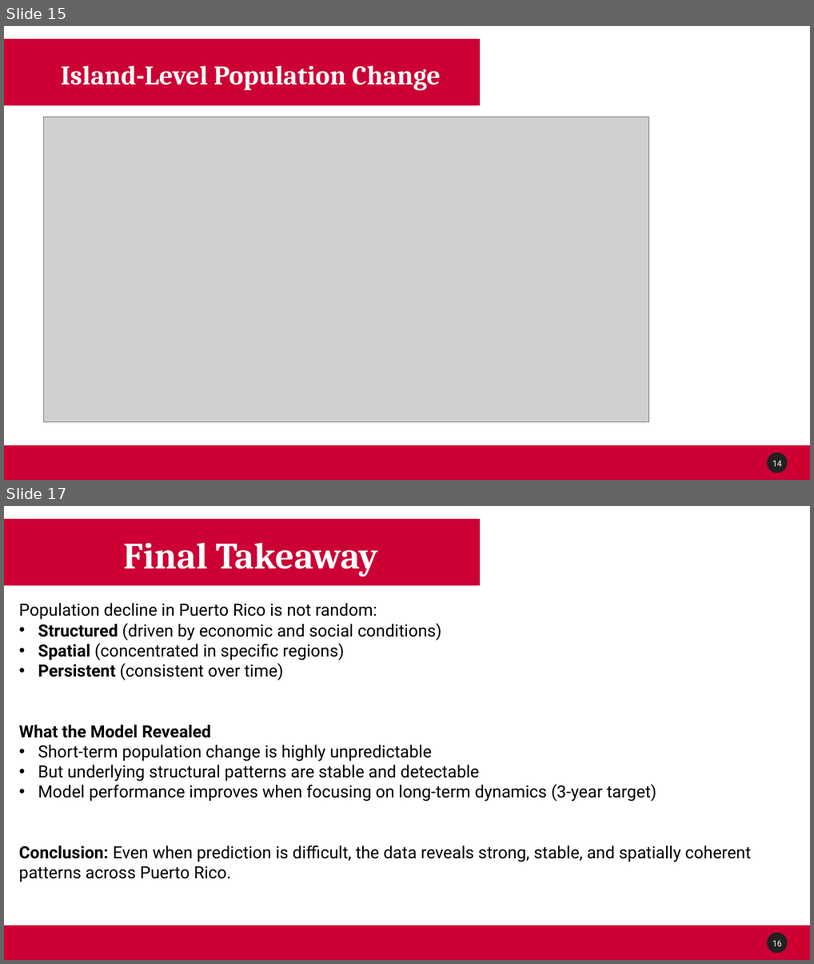
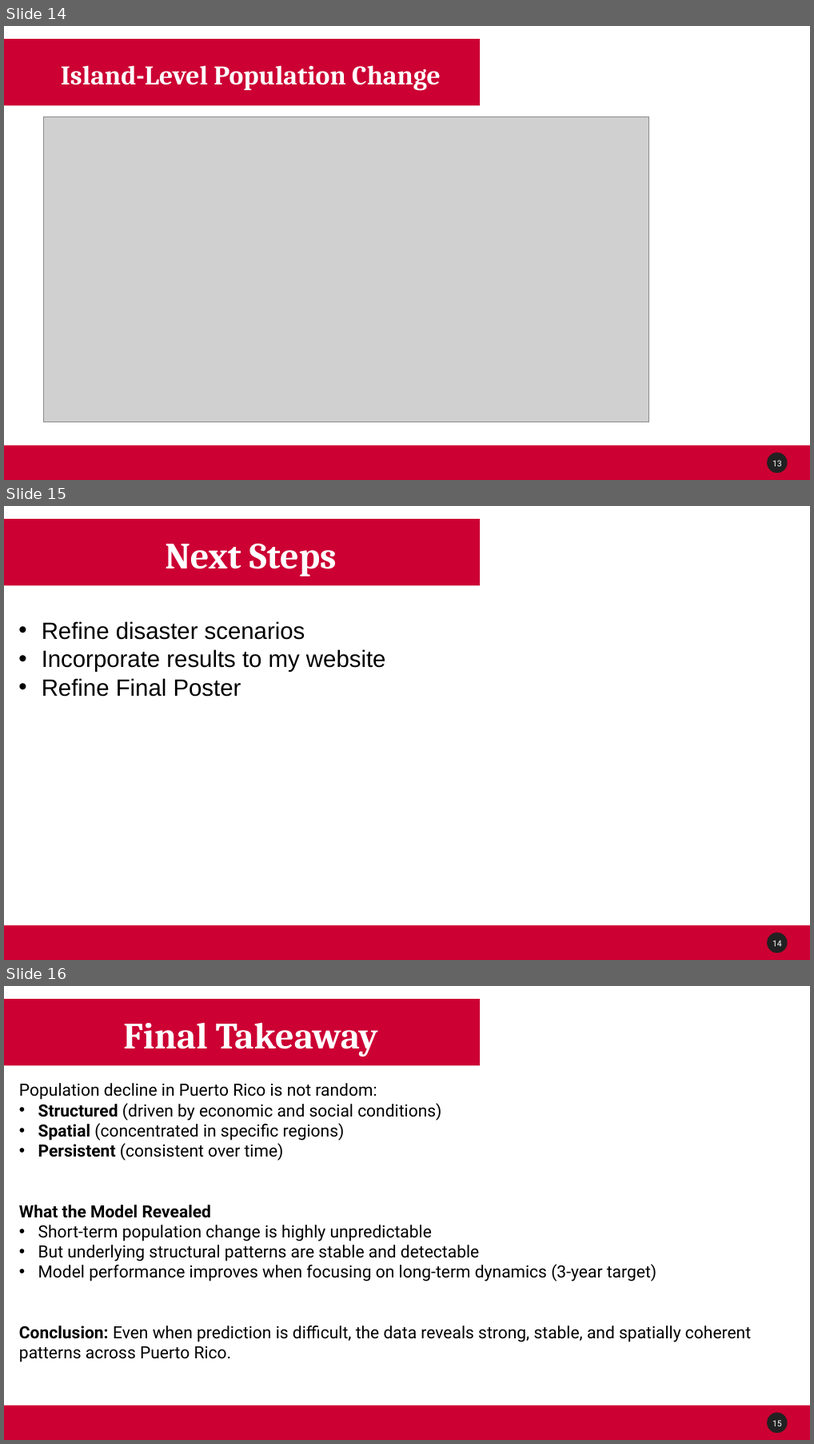
Before and after one commit to Venettov/CAPSTONE_DATA_SCIENCE_RIVERARUIZ, a slide deck: project_reports/10APR_Progress.pptx. Shown one above the other, each under a label of ours: slides 15 and 17 before the commit, slides 14, 15 and 16 after it; the slides between them are not shown. The pictures are 814x964 and 814x1444 pixels, drawn with LibreOffice and Linux fonts; fonts in the diff are those of the drawing; grey boxes stand for pictures; background and template pictures are left out. Boxes give left, top, right and bottom in pixels: in the first picture for what was removed or moved away, otherwise in the second. Text is boxed around its words. In the diff, an @@ line names an element or a change of style, - is before the commit and + after.

```diff
--- a/project_reports/10APR_Progress.pptx
+++ b/project_reports/10APR_Progress.pptx
@@ slide 15 added at bbox=[4, 506, 810, 960], background #FFFFFF; not listed: 3 template elements that a slide beside it also shows @@
@@ rectangle added at bbox=[4, 519, 480, 585], fill #CC0033 @@
@@ text added at bbox=[165, 544, 337, 576], 44 pt, text #FFFFFF, bold @@
+Next Steps
@@ text added at bbox=[42, 621, 386, 696], 28 pt, text #000000 @@
+• Refine disaster scenarios
+• Incorporate results to my website
+• Refine Final Poster
@@ what was slide 15 is now slide 14 @@
@@ page number at bbox=[773, 460, 782, 466]: text changed @@
-14
+13
@@ what was slide 17 is now slide 16 @@
```
Also in this commit, not shown: 2 slides changed, 2 slides removed, 3 other files.
